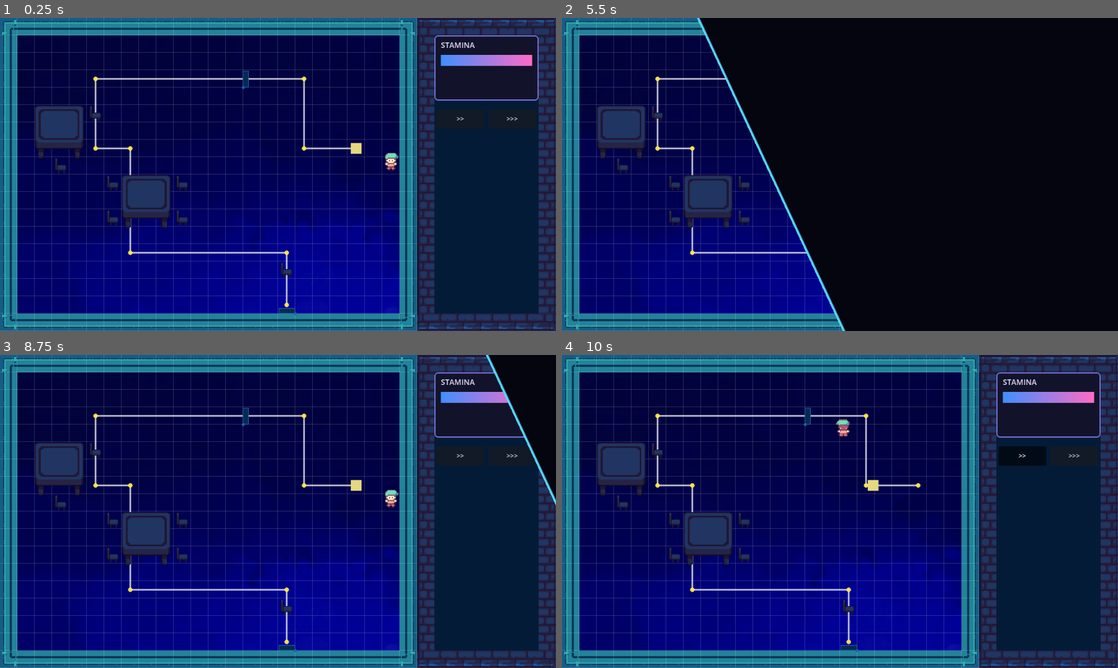
Above: before the commit, frames 1-4 (two rows, left to right).
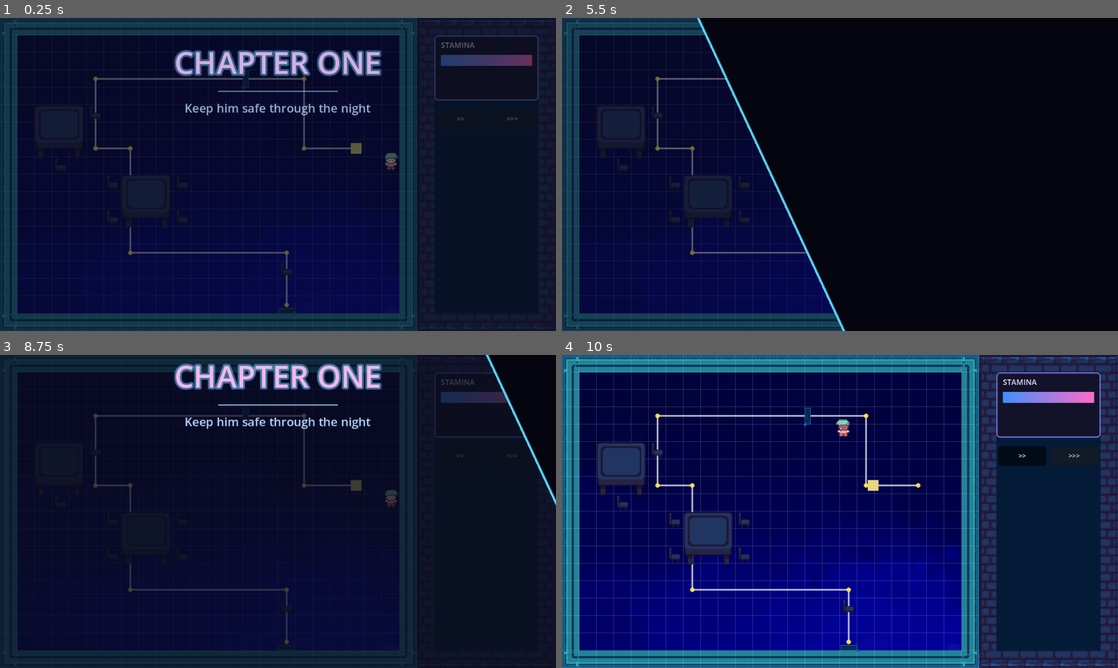
Above: after the commit, the same moments.

Repository: ConanY123/Game-Jam-Drift-MICK
Game: Godot game, scene res://scenes/levels/level-1.tscn
Same seed, same stepped clock (60 frames per second), same inputs: the game is played once before the commit and once after it. This scene is started directly instead of the project's main scene.
Inputs:
- Up to frame 1 (0.25 s): no input
- Up to frame 2 (5.5 s): tap Enter at 0.5 s; hold D (move_right) 0.53-1.28 s; hold Z (interact) 0.53-1.28 s; tap Space at 0.77, 1.52, 3.02, 3.77, 4.52 s; hold S (move_down) 1.28-2.03 s; tap C (switch_realm) at 1.35, 4.35 s; hold D (move_right) 2.03-2.78 s; tap R at 2.1, 5.1 s; hold W (move_up) 2.78-3.53 s; tap X at 2.85 s; hold Z (interact) 3.53-4.28 s; hold A (move_left) 3.53-5.03 s; hold S (move_down) from 5.03 s (still down)
- Up to frame 3 (8.75 s): release S (move_down) at 5.78 s; hold D (move_right) 5.78-6.53 s; tap X at 5.85 s; tap Space at 6.02, 6.77, 7.52 s; hold W (move_up) 6.53-7.28 s; hold Z (interact) 6.53-7.28 s; hold D (move_right) 7.28-8.03 s; tap C (switch_realm) at 7.35 s; hold S (move_down) from 8.03 s (still down); tap R at 8.1 s
- Up to frame 4 (10 s): release S (move_down) at 8.78 s; hold A (move_left) 8.78-9.53 s; tap X at 8.85 s; tap Space at 9.02, 9.77 s; hold W (move_up) from 9.53 s (still down); hold Z (interact) from 9.53 s (still down)

The runs differ from the first frame. In frame 1, 67% of the frame differs, in the area x 0-100%, y 0-100%; in frame 2, 28%; in frame 3, 79%; in frame 4, nothing differs.

Commit message:
Captions

Diff:
--- a/scenes/levels/level-1.tscn
+++ b/scenes/levels/level-1.tscn
@@ -11,6 +11,9 @@
 
 [node name="Level1" type="Node2D" unique_id=402028665]
 script = ExtResource("1_ktyk1")
+caption_title = "Chapter One"
+caption_subtitle = "Keep him safe through the night"
+caption_hold = 2.0
 
 [node name="PhysicalBackground" type="Sprite2D" parent="." unique_id=226564945]
 z_index = -20
--- a/scenes/levels/level-2.tscn
+++ b/scenes/levels/level-2.tscn
@@ -18,6 +18,9 @@
 [node name="Level2" type="Node2D" unique_id=960693337]
 script = ExtResource("1_lvl2")
 level_number = 2
+caption_title = "Chapter Two"
+caption_subtitle = "Deeper into the dream"
+caption_hold = 2.0
 
 [node name="PhysicalBackground" type="Sprite2D" parent="." unique_id=2084994310]
 z_index = -10
--- /dev/null
+++ b/scenes/ui/level_caption.tscn
@@ -0,0 +1,49 @@
+[gd_scene format=3 uid="uid://blvcap0lvl01"]
+
+[ext_resource type="Script" path="res://scripts/ui/level_caption.gd" id="1_caption"]
+
+[node name="LevelCaption" type="CanvasLayer"]
+layer = 9
+script = ExtResource("1_caption")
+
+[node name="Veil" type="ColorRect" parent="."]
+anchors_preset = 15
+anchor_right = 1.0
+anchor_bottom = 1.0
+grow_horizontal = 2
+grow_vertical = 2
+mouse_filter = 2
+color = Color(0.04, 0.05, 0.11, 0.78)
+
+[node name="Center" type="CenterContainer" parent="."]
+anchors_preset = 15
+anchor_right = 1.0
+anchor_bottom = 1.0
+grow_horizontal = 2
+grow_vertical = 2
+mouse_filter = 2
+
+[node name="Box" type="VBoxContainer" parent="Center"]
+layout_mode = 2
+theme_override_constants/separation = 14
+alignment = 1
+
+[node name="Title" type="Label" parent="Center/Box"]
+layout_mode = 2
+theme_override_font_sizes/font_size = 56
+text = "LEVEL"
+horizontal_alignment = 1
+vertical_alignment = 1
+
+[node name="Rule" type="ColorRect" parent="Center/Box"]
+custom_minimum_size = Vector2(220, 2)
+layout_mode = 2
+size_flags_horizontal = 4
+color = Color(0.6, 0.85, 1, 0.85)
+
+[node name="Subtitle" type="Label" parent="Center/Box"]
+layout_mode = 2
+theme_override_font_sizes/font_size = 22
+text = "subtitle"
+horizontal_alignment = 1
+vertical_alignment = 1
--- a/scripts/core/level_base.gd
+++ b/scripts/core/level_base.gd
@@ -6,6 +6,11 @@
 
 @export var debug_grid := true
 @export var level_number: int = 1
+@export_group("Intro Caption")
+@export var caption_title := ""
+@export_multiline var caption_subtitle := ""
+@export_range(0.0, 6.0, 0.1) var caption_hold := 2.0
+@export_group("")
 @export_range(0.0, 5.0, 0.1) var death_transition_duration := 1.0
 @export_range(0.0, 5.0, 0.1) var death_screen_duration := 1.25
 @export_range(0.0, 5.0, 0.1) var reset_transition_duration := 1.0
@@ -24,6 +29,7 @@
 const ROOMMATE_SCENE := preload("res://scenes/actors/roommate.tscn")
 const RESULT_OVERLAY_SCENE := preload("res://scenes/ui/result_overlay.tscn")
 const STAMINA_BAR_SCENE := preload("res://scenes/ui/stamina_bar.tscn")
+const LEVEL_CAPTION_SCENE := preload("res://scenes/ui/level_caption.tscn")
 
 var realm := Realm.PHYSICAL
 var roommate: Node2D
@@ -91,6 +97,7 @@
 	var stamina_bar := STAMINA_BAR_SCENE.instantiate()
 	add_child(stamina_bar)
 	stamina_bar.call("setup", self)
+	_show_intro_caption()
 	AudioManager.play_music(level_number)   # start this level's track (runs on load + every retry)
 	level_won.connect(_on_level_won)
 	level_lost.connect(_on_level_lost)
@@ -98,6 +105,15 @@
 
 func build() -> void:
 	pass  # levels override this
+
+# Shows the themed title card at level start. Each level sets caption_title /
+# caption_subtitle in the editor (or in build()). Empty title = no card.
+func _show_intro_caption() -> void:
+	if caption_title.strip_edges().is_empty():
+		return
+	var caption := LEVEL_CAPTION_SCENE.instantiate()
+	add_child(caption)
+	caption.call("show_caption", caption_title, caption_subtitle, caption_hold)
 
 func gameplay_locked() -> bool:
 	var transitions := get_node_or_null("/root/TransitionManager")
--- /dev/null
+++ b/scripts/ui/level_caption.gd
@@ -0,0 +1,81 @@
+class_name LevelCaption
+extends CanvasLayer
+
+# Themed title card shown at the start of a level. LevelBase instantiates this
+# and calls show_caption() with the level's title/subtitle. It fades in, holds,
+# then fades out and frees itself so it never blocks gameplay input.
+#
+# Visuals follow the dream/physical realm language used elsewhere: a dark
+# translucent veil, soft magenta title with a cyan subtitle underline accent.
+
+const VEIL_COLOR := Color(0.04, 0.05, 0.11, 0.78)
+const TITLE_COLOR := Color(0.98, 0.72, 0.92)      # soft dream magenta
+const TITLE_SHADOW := Color(0.42, 0.78, 1.0, 0.55) # cyan glow
+const SUBTITLE_COLOR := Color(0.72, 0.86, 1.0)
+const RULE_COLOR := Color(0.6, 0.85, 1.0, 0.85)
+
+@onready var _veil: ColorRect = $Veil
+@onready var _box: VBoxContainer = $Center/Box
+@onready var _title: Label = $Center/Box/Title
+@onready var _rule: ColorRect = $Center/Box/Rule
+@onready var _subtitle: Label = $Center/Box/Subtitle
+
+
+func _ready() -> void:
+	layer = 9  # below the result overlay (10) so win/lose always wins
+	_veil.color = VEIL_COLOR
+	_veil.mouse_filter = Control.MOUSE_FILTER_IGNORE
+	_title.add_theme_color_override("font_color", TITLE_COLOR)
+	_title.add_theme_color_override("font_shadow_color", TITLE_SHADOW)
+	_title.add_theme_constant_override("shadow_offset_x", 0)
+	_title.add_theme_constant_override("shadow_offset_y", 0)
+	_title.add_theme_constant_override("shadow_outline_size", 14)
+	_subtitle.add_theme_color_override("font_color", SUBTITLE_COLOR)
+	_rule.color = RULE_COLOR
+	visible = false
+
+
+# fade_in / hold / fade_out are seconds. If title is empty, nothing shows.
+func show_caption(
+	title: String,
+	subtitle: String = "",
+	hold := 2.0,
+	fade_in := 0.6,
+	fade_out := 0.8
+) -> void:
+	if title.strip_edges().is_empty():
+		queue_free()
+		return
+	# @onready children aren't resolved until the node is in the tree, so if we
+	# were called the same frame we were added, wait one frame first.
+	if not is_node_ready():
+		await ready
+
+	_title.text = title.to_upper()
+	_subtitle.text = subtitle
+	_subtitle.visible = not subtitle.strip_edges().is_empty()
+	_rule.visible = _subtitle.visible
+
+	visible = true
+	_box.modulate.a = 0.0
+	_veil.modulate.a = 0.0
+	# Start slightly lifted and settle down for a gentle "surfacing" feel.
+	_box.position.y = 12.0
+
+	var tween := create_tween()
+	tween.set_trans(Tween.TRANS_CUBIC).set_ease(Tween.EASE_OUT)
+	tween.set_parallel(true)
+	tween.tween_property(_veil, "modulate:a", 1.0, fade_in)
+	tween.tween_property(_box, "modulate:a", 1.0, fade_in)
+	tween.tween_property(_box, "position:y", 0.0, fade_in)
+	tween.set_parallel(false)
+
+	tween.tween_interval(hold)
+
+	tween.set_parallel(true)
+	tween.set_trans(Tween.TRANS_CUBIC).set_ease(Tween.EASE_IN)
+	tween.tween_property(_veil, "modulate:a", 0.0, fade_out)
+	tween.tween_property(_box, "modulate:a", 0.0, fade_out)
+	tween.set_parallel(false)
+
+	tween.tween_callback(queue_free)
Not shown, added: scripts/ui/level_caption.gd.uid
